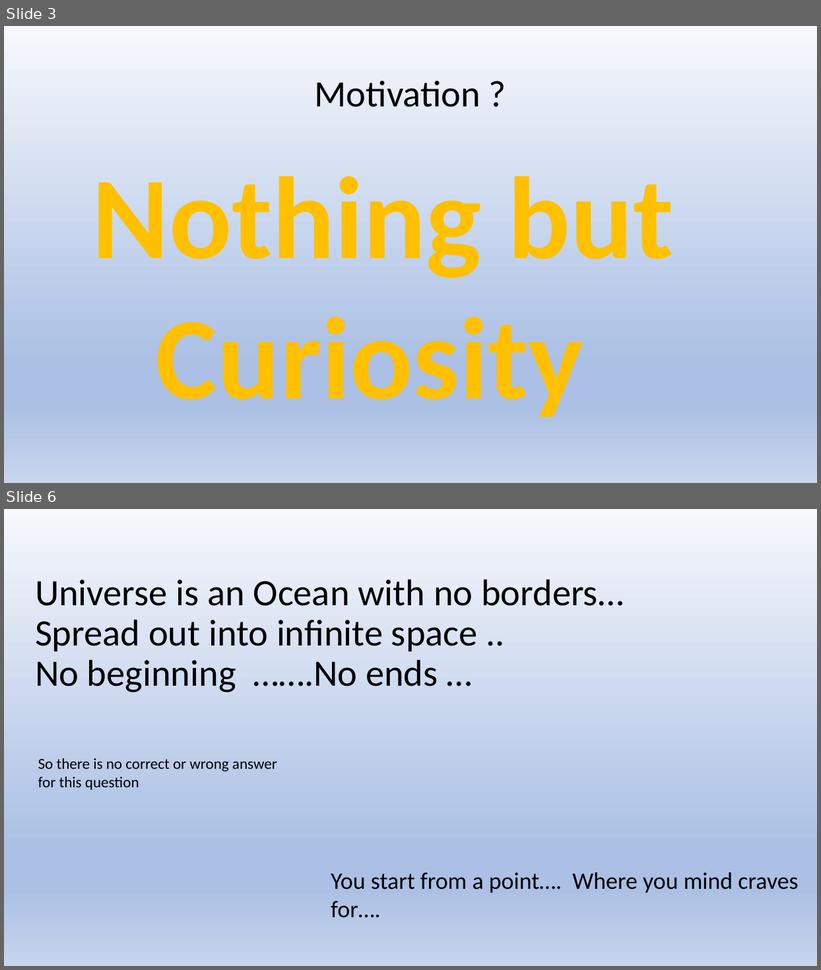
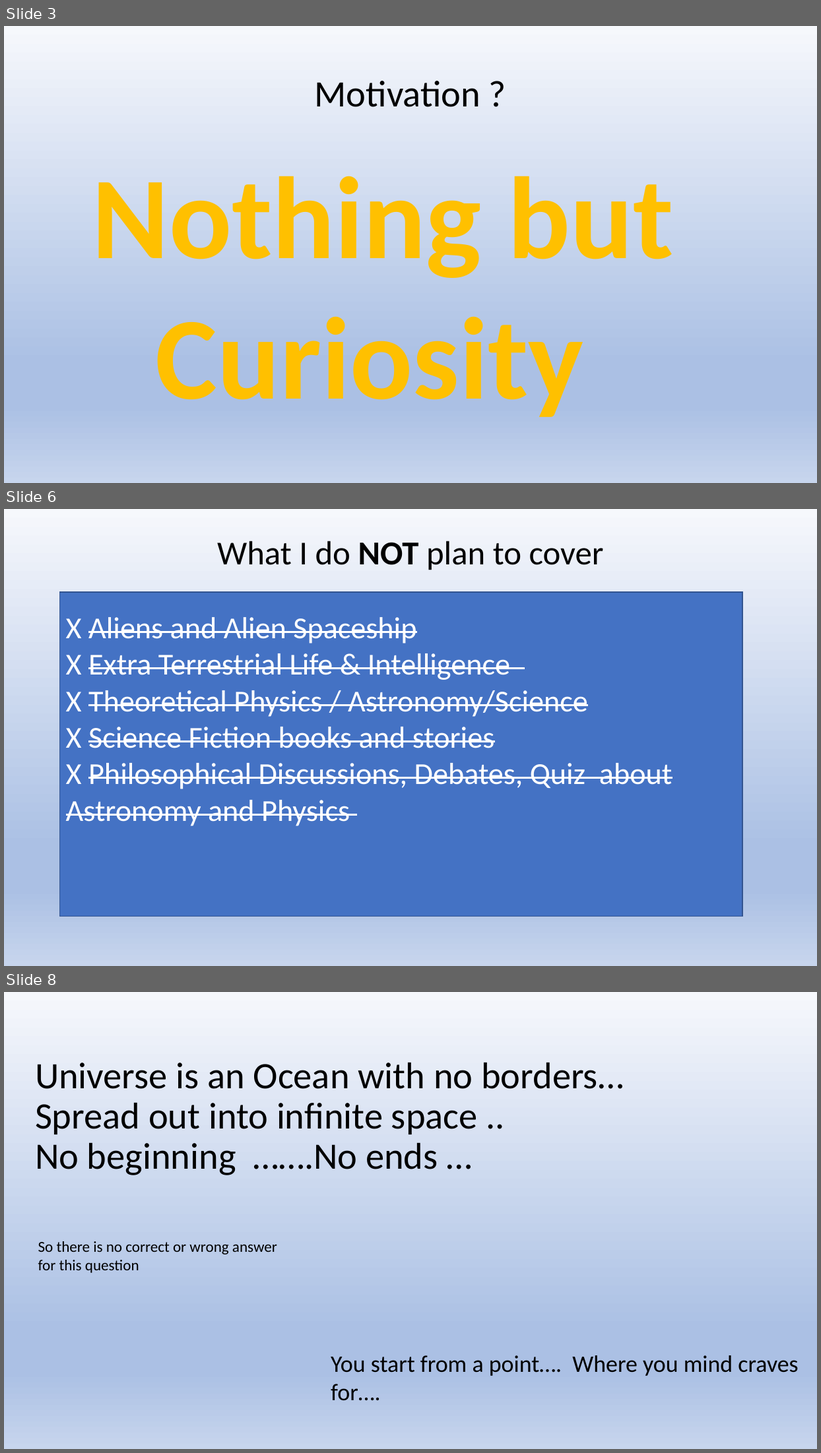
Before and after one commit to girishsukukumar/General, a slide deck: astronomy-kids.pptx. Shown one above the other, each under a label of ours: slides 3 and 6 before the commit, slides 3, 6 and 8 after it; the slides between them are not shown. The pictures are 821x970 and 821x1453 pixels, drawn with LibreOffice and Linux fonts; fonts in the diff are those of the drawing. Boxes give left, top, right and bottom in pixels: in the first picture for what was removed or moved away, otherwise in the second. Text is boxed around its words. In the diff, an @@ line names an element or a change of style, - is before the commit and + after.

```diff
--- a/astronomy-kids.pptx
+++ b/astronomy-kids.pptx
@@ slide 6 added at <box>4,509,817,966</box>, background gradient #F6F8FC to #ABC0E4 to #C7D5ED @@
@@ title added at <box>217,541,604,570</box>, 39.6 pt, text #000000 @@
+What I do NOT plan to cover
@@ rectangle added at <box>60,593,743,917</box>, fill #4472C4, outline #325491 1 pt, 36 pt, text #FFFFFF, strikethrough @@
+X Aliens and Alien Spaceship
+X Extra Terrestrial Life & Intelligence
+X Theoretical Physics / Astronomy/Science
+X Science Fiction books and stories
+X Philosophical Discussions, Debates, Quiz about Astronomy and Physics
@@ what was slide 6 is now slide 8 @@
```
Also in this commit, not shown: 10 slides changed, 14 other slides added, 3 slides removed.
